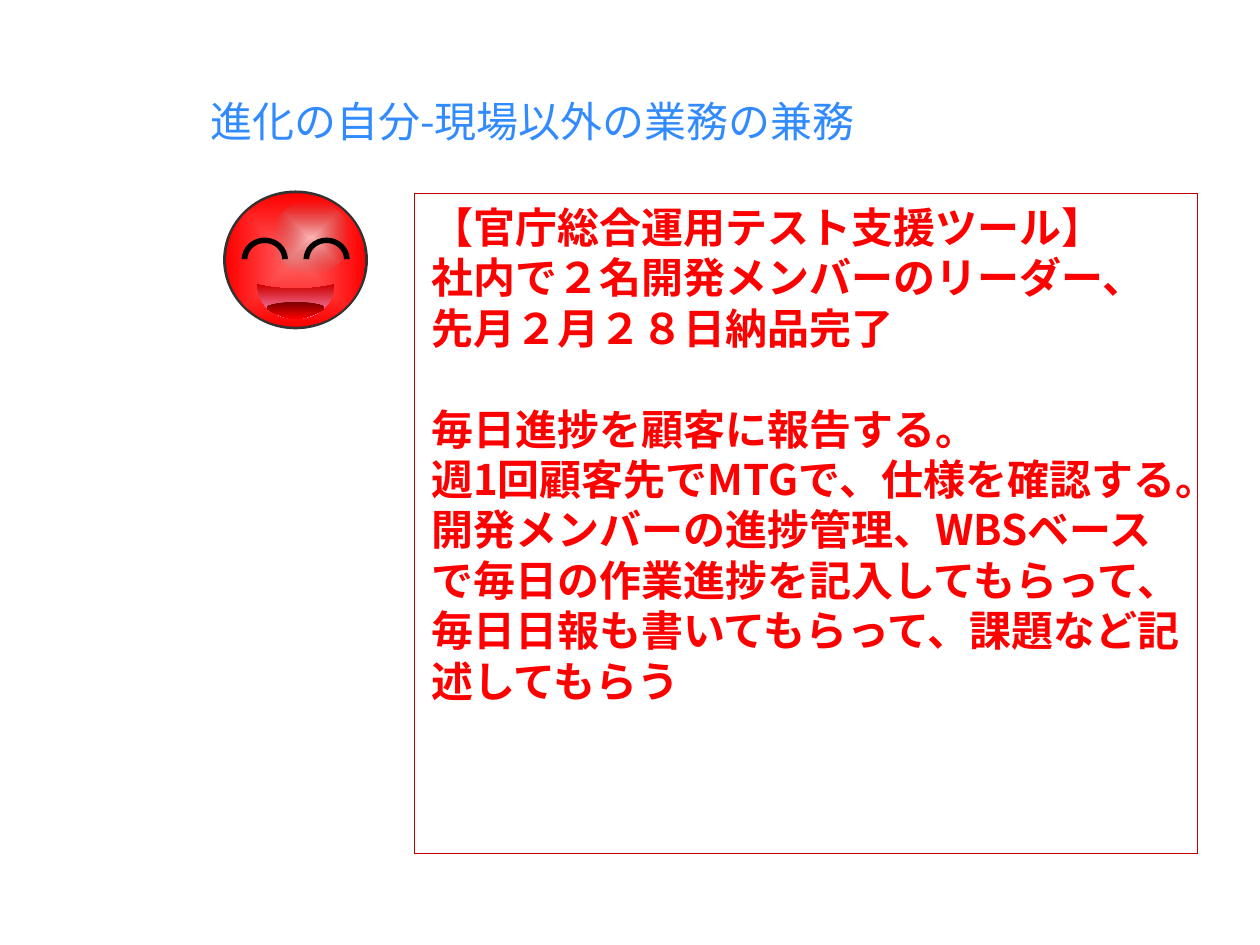
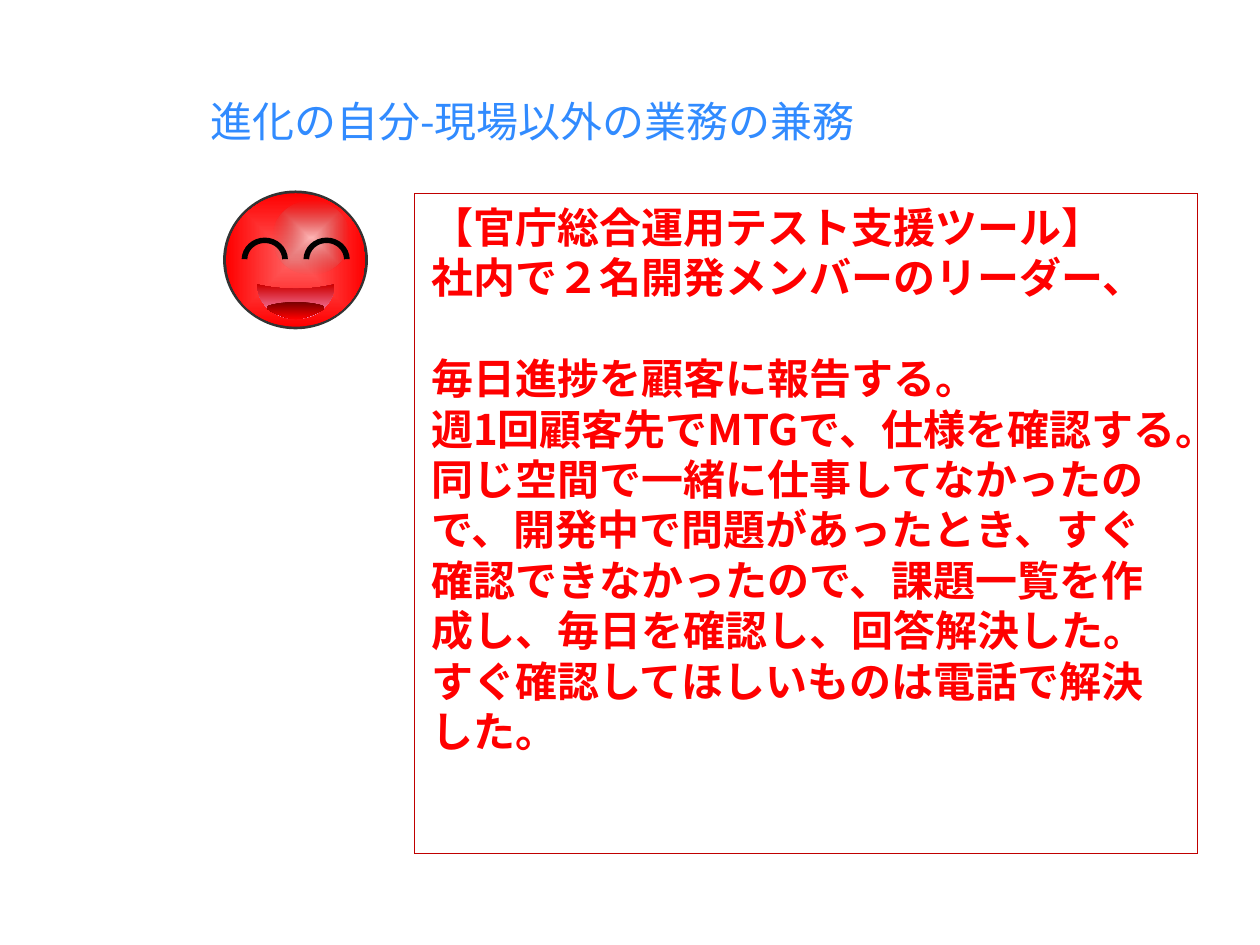
Before and after one commit to milo-bb/test, a slide deck: slide 11 of 昇格プレゼン(徐洋)_new.pptx (slide 10 before the commit). Drawn at 1260x945 pixels with LibreOffice and Linux fonts; fonts in the diff are those of the drawing; background and template pictures are left out. Boxes give left, top, right and bottom in pixels: in the first picture for what was removed or moved away, otherwise in the second. Text is boxed around its words. In the diff, an @@ line names an element or a change of style, - is before the commit and + after.

```diff
--- a/昇格プレゼン(徐洋)_new.pptx
+++ b/昇格プレゼン(徐洋)_new.pptx
@@ text in rectangle at (431,256,1145,297): text changed @@
-社内で２名開発メンバーのリーダー、先月２月２８日納品完了
+社内で２名開発メンバーのリーダー、
@@ text in rectangle at (431,459,1145,750): text changed @@
-開発メンバーの進捗管理、WBSベースで毎日の作業進捗を記入してもらって、毎日日報も書いてもらって、課題など記述してもらう
+同じ空間で一緒に仕事してなかったので、開発中で問題があったとき、すぐ確認できなかったので、課題一覧を作成し、毎日を確認し、回答解決した。すぐ確認してほしいものは電話で解決した。
```
Also in this commit, not shown: 7 other slides changed, 2 slides added, 2 slides removed.
